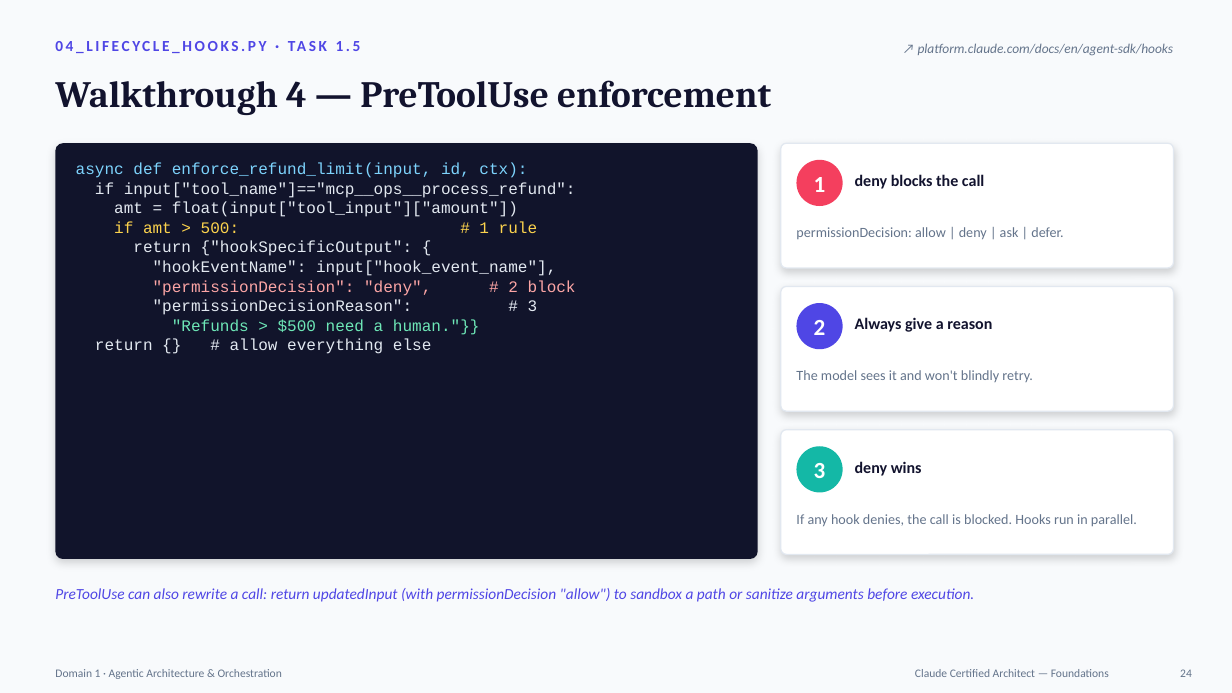
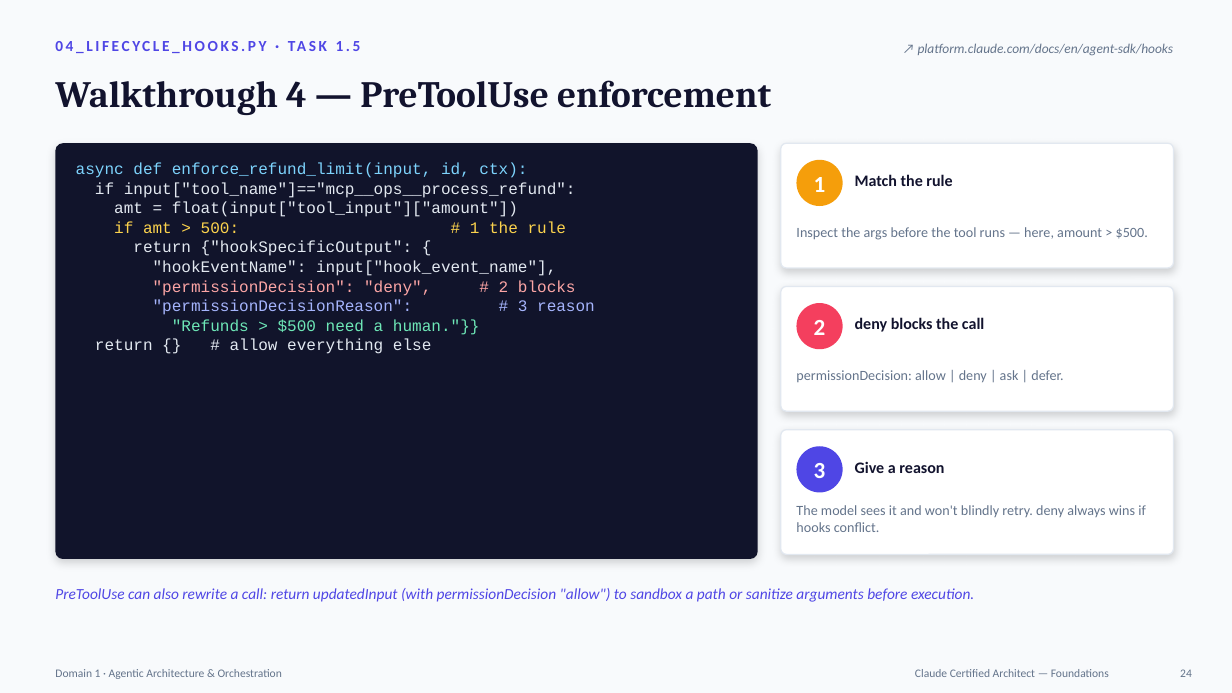
Before and after one commit to vemannem/AppliedAgenticAI, a slide deck: slide 24 of claude-certified-architect/Topic1_Agentic_Apps_Agent_SDK/Agentic_Apps_Claude_Agent_SDK.pptx. Drawn at 1232x693 pixels with LibreOffice and Linux fonts; fonts in the diff are those of the drawing. Boxes give left, top, right and bottom in pixels: in the first picture for what was removed or moved away, otherwise in the second. Text is boxed around its words. In the diff, an @@ line names an element or a change of style, - is before the commit and + after.

```diff
--- a/claude-certified-architect/Topic1_Agentic_Apps_Agent_SDK/Agentic_Apps_Claude_Agent_SDK.pptx
+++ b/claude-certified-architect/Topic1_Agentic_Apps_Agent_SDK/Agentic_Apps_Claude_Agent_SDK.pptx
@@ ellipse at box(797, 160, 843, 206): fill #F43F5E to #F59E0B @@
@@ text at box(855, 174, 952, 186): text changed @@
-deny blocks the call
+Match the rule
@@ text at box(114, 221, 566, 233): text changed @@
-if amt > 500: # 1 rule
+if amt > 500: # 1 the rule
@@ text at box(796, 227, 1148, 240): text changed @@
-permissionDecision: allow | deny | ask | defer.
+Inspect the args before the tool runs — here, amount > $500.
@@ text at box(153, 280, 595, 315): text changed @@
-"permissionDecision": "deny", # 2 block
-"permissionDecisionReason": # 3
+"permissionDecision": "deny", # 2 blocks
+"permissionDecisionReason": # 3 reason
@@ ellipse at box(797, 303, 843, 349): fill #4F46E5 to #F43F5E @@
@@ text at box(855, 317, 984, 332): text changed @@
-Always give a reason
+deny blocks the call
@@ text at box(796, 370, 1063, 382): text changed @@
-The model sees it and won't blindly retry.
+permissionDecision: allow | deny | ask | defer.
@@ ellipse at box(797, 446, 843, 493): fill #14B8A6 to #4F46E5 @@
@@ text at box(855, 461, 944, 473): text changed @@
-deny wins
+Give a reason
@@ text at box(796, 505, 1146, 532): text changed @@
-If any hook denies, the call is blocked. Hooks run in parallel.
+The model sees it and won't blindly retry. deny always wins if hooks conflict.
```
Also in this commit, not shown: 3 other slides changed, 1 other file.
